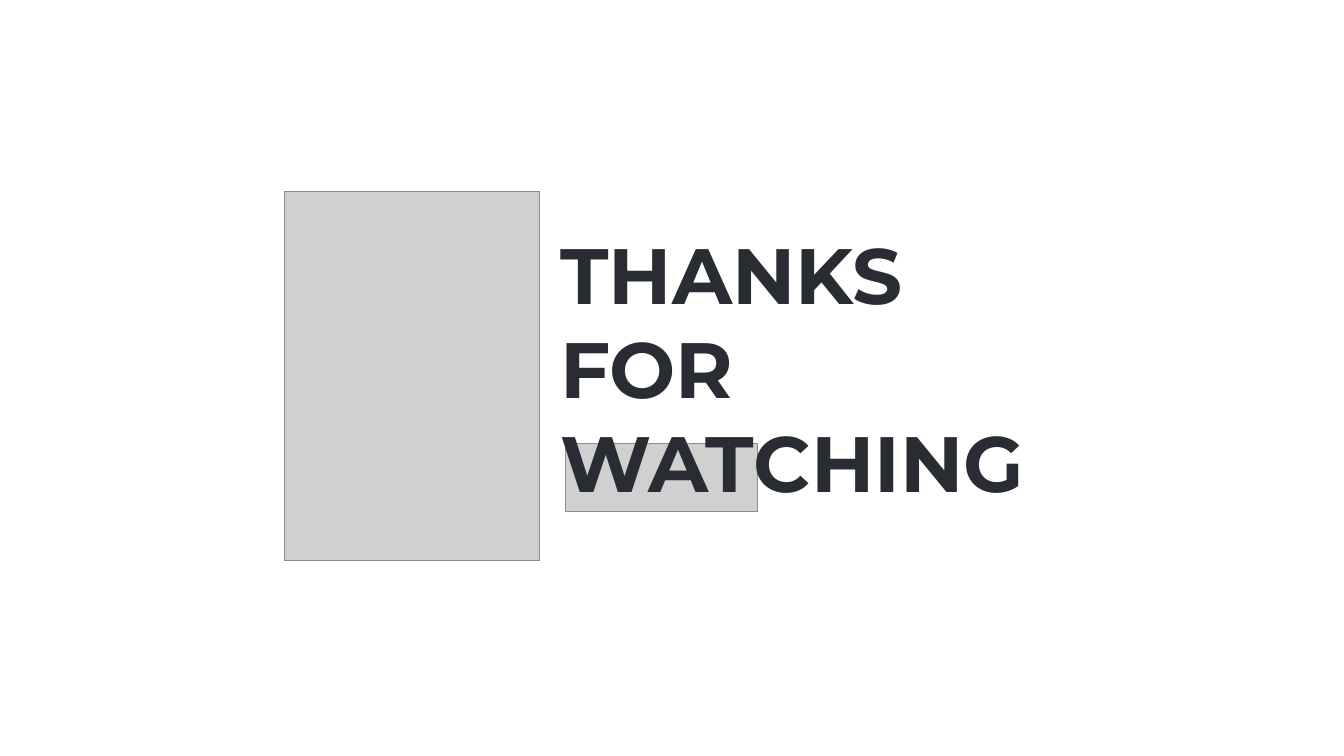
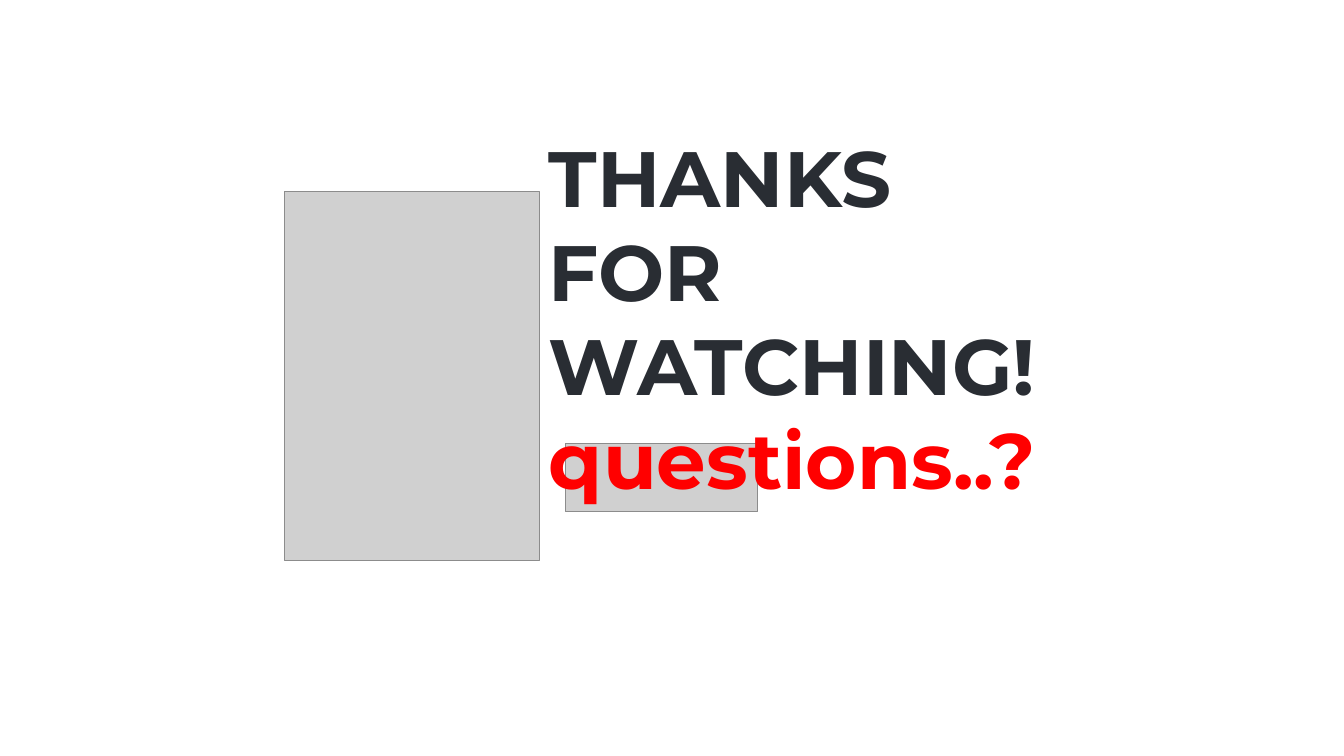
Before and after one commit to hikalkan/presentations, a slide deck: slide 12 of 2023-09-28 ABP CMS Kit/ABP CMS Kit.pptx. Drawn at 1344x756 pixels with LibreOffice and Linux fonts; fonts in the diff are those of the drawing; grey boxes stand for pictures; background and template pictures are left out. Boxes give left, top, right and bottom in pixels: in the first picture for what was removed or moved away, otherwise in the second. Text is boxed around its words. In the diff, an @@ line names an element or a change of style, - is before the commit and + after.

```diff
--- a/2023-09-28 ABP CMS Kit/ABP CMS Kit.pptx
+++ b/2023-09-28 ABP CMS Kit/ABP CMS Kit.pptx
@@ text "THANKS FOR": place and size @@
-text "THANKS FOR" at [560,248,1024,510]
+text "THANKS FOR" at [549,151,1036,508]
@@ text at [549,339,1036,508]: text changed; text colour #292D33 to #FF0000 @@
-WATCHING
+WATCHING!
+questions..?
```
